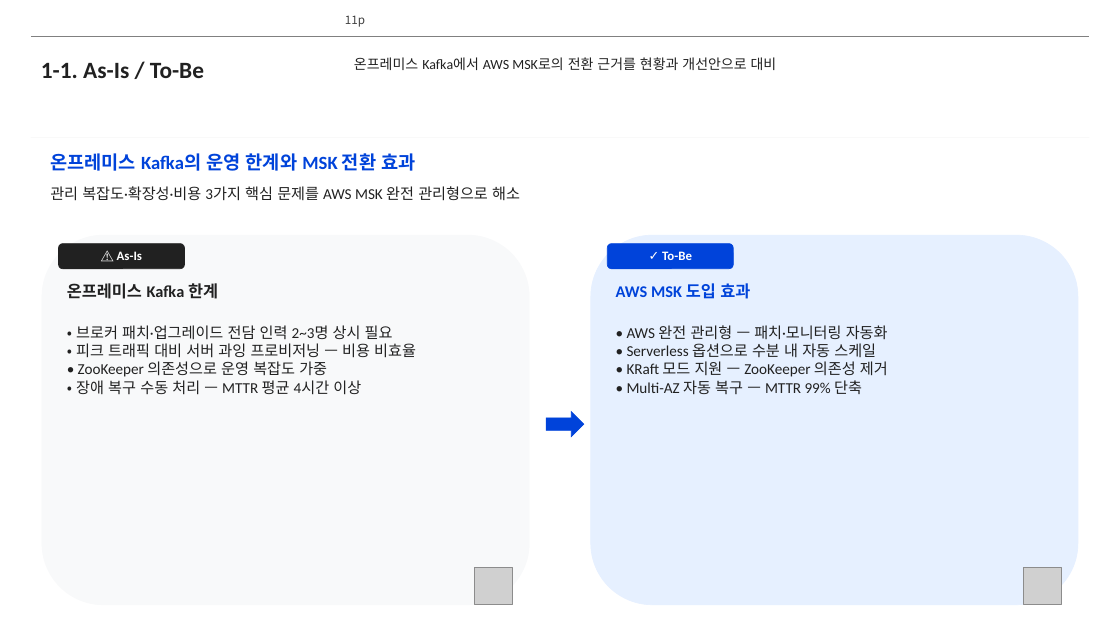
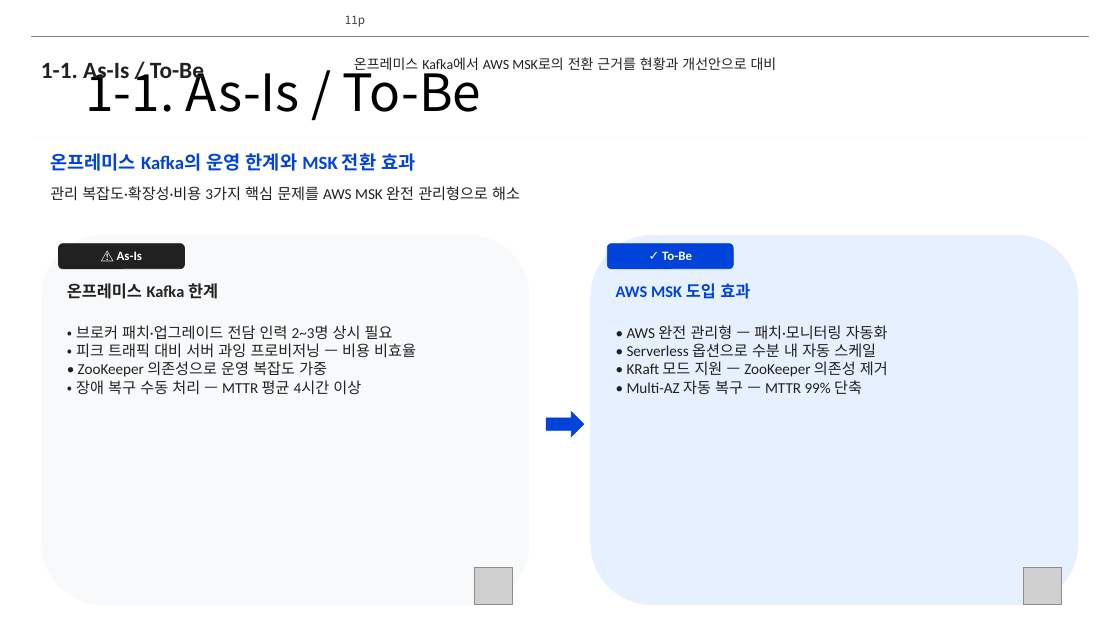
Before and after one commit to lhs6395-hslee/project-steer, a slide deck: slide 11 of results/pptx/AWS_MSK_Expert_Intro.pptx. Drawn at 1120x630 pixels with LibreOffice and Linux fonts; fonts in the diff are those of the drawing; grey boxes stand for pictures; background and template pictures are left out. Boxes give left, top, right and bottom in pixels: in the first picture for what was removed or moved away, otherwise in the second. Text is boxed around its words. In the diff, an @@ line names an element or a change of style, - is before the commit and + after.

```diff
--- a/results/pptx/AWS_MSK_Expert_Intro.pptx
+++ b/results/pptx/AWS_MSK_Expert_Intro.pptx
@@ title added at (85,59,481,112), 44 pt, text #000000 @@
+1-1. As-Is / To-Be
```
